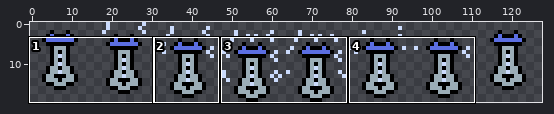
Sprite sheet: assets/Weapons/blaster.png. The picture above shows the old version from afar; the outline marks the close-up.
Close-up. Before the commit:
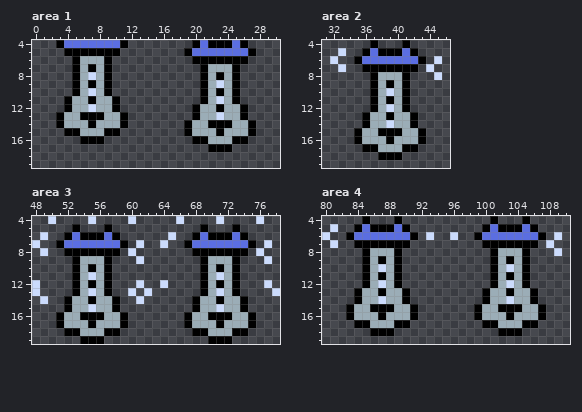
The file is 128x20 pixels. Shown: area 1: x 0..30, y 4..19; area 2: x 31..46, y 4..19; area 3: x 48..78, y 4..19; area 4: x 80..110, y 4..19. The commit also changed other parts of the picture, which this record leaves out.
After the commit:
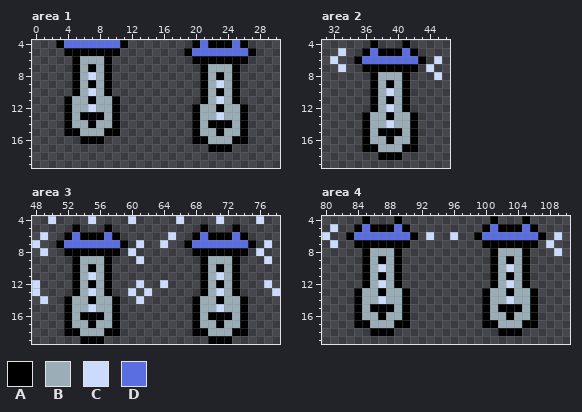
Palette (. is transparent): A #000000  B #9badb7  C #cbdbfc  D #5b6ee1
Change:
Area 1:
Colour B becomes colour A in row 13 at x 4 and 10; in row 14 at x 4, 10, 20 and 26; in row 15 at x 20 and 26.
The author cleared colour A in row 13 at x 3 and 11; in row 14 at x 3, 11, 19 and 27; in row 15 at x 19 and 27.
Area 2:
Colour B becomes colour A in rows 15 to 16 at x 36 and 42.
The author cleared colour A in rows 15 to 16 at x 35 and 43.
Area 3:
Colour B becomes colour A in rows 16 to 17 at x 52, 58, 68 and 74.
The author cleared colour A in rows 16 to 17 at x 51, 59, 67 and 75.
Area 4:
Colour B becomes colour A in rows 15 to 16 at x 84, 90, 100 and 106.
The author cleared colour A in rows 15 to 16 at x 83, 91, 99 and 107.
